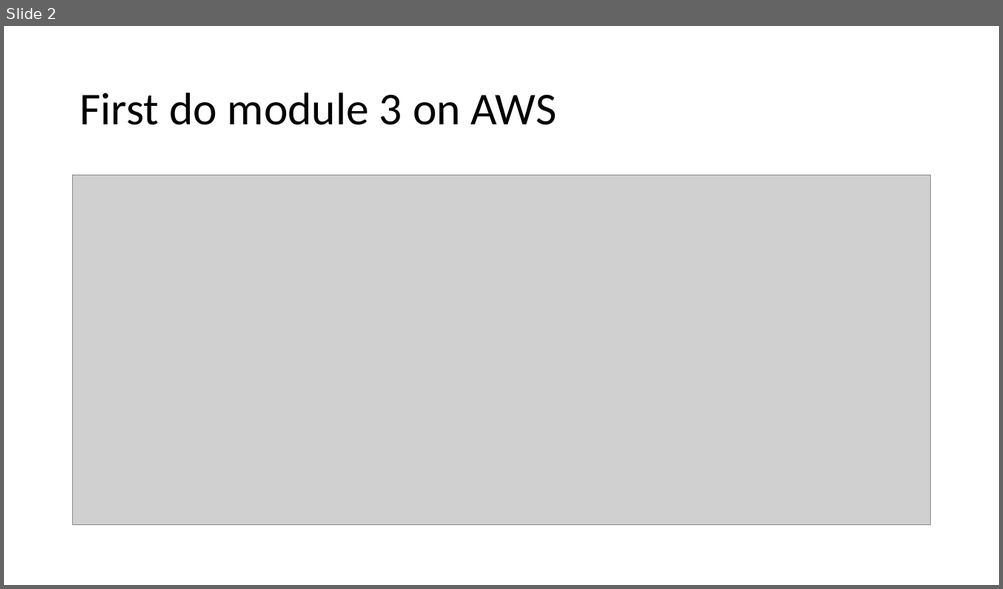
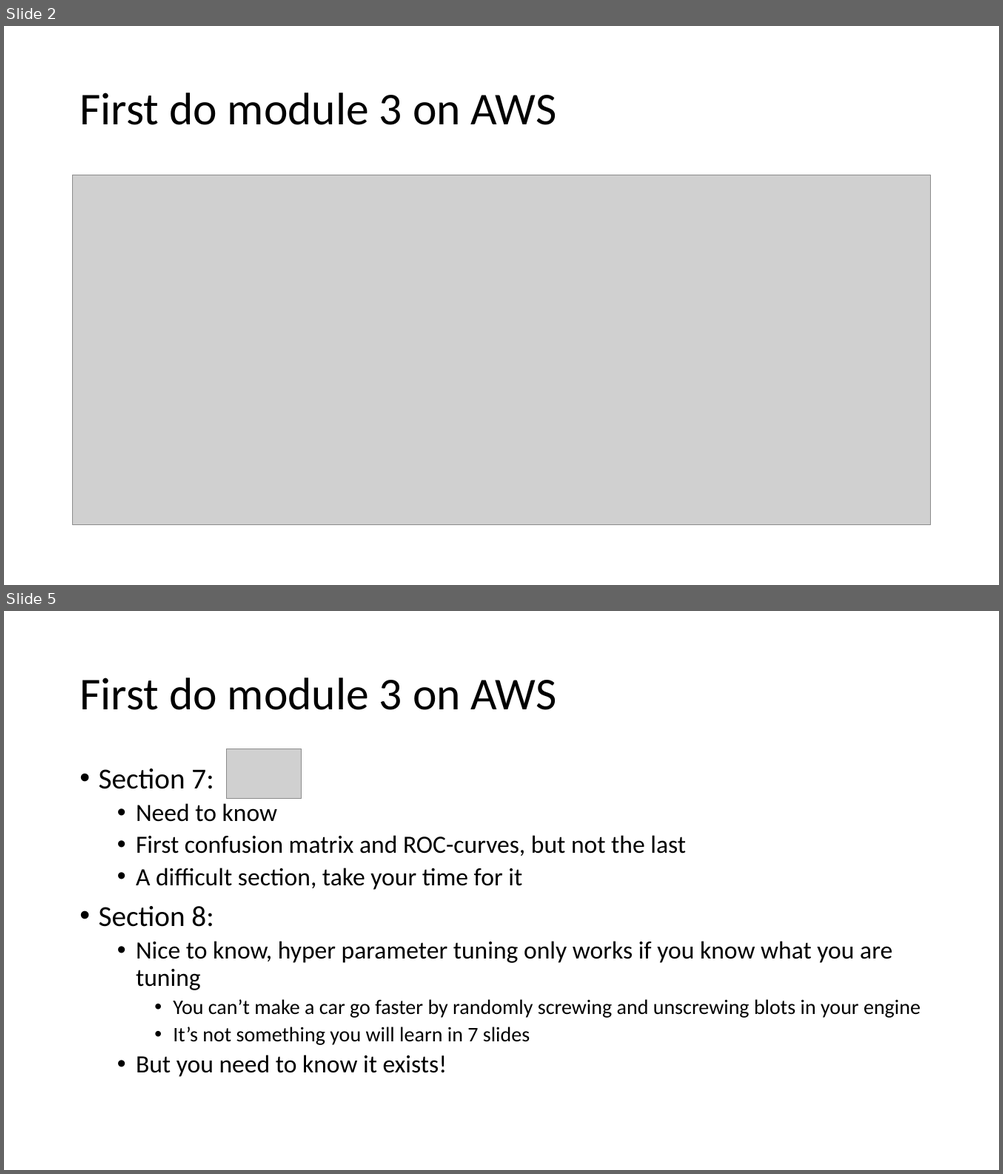
Before and after one commit to mjochen/CloudAI, a slide deck: PPT/3 - Implementing a pipeline.pptx. Shown one above the other, each under a label of ours: slide 2 before the commit, slides 2 and 5 after it; the slides between them are not shown. The pictures are 1003x589 and 1003x1174 pixels, drawn with LibreOffice and Linux fonts; fonts in the diff are those of the drawing; grey boxes stand for pictures. Boxes give left, top, right and bottom in pixels: in the first picture for what was removed or moved away, otherwise in the second. Text is boxed around its words. In the diff, an @@ line names an element or a change of style, - is before the commit and + after.

```diff
--- a/PPT/3 - Implementing a pipeline.pptx
+++ b/PPT/3 - Implementing a pipeline.pptx
@@ slide 5 added at <box>4,611,999,1170</box>, background #FFFFFF @@
@@ title added at <box>79,678,557,710</box>, 44 pt, text #000000 @@
+First do module 3 on AWS
@@ picture added at <box>226,749,301,799</box> @@
@@ text added at <box>99,769,920,1077</box>, 24 pt, text #000000 @@
+• Section 7:
+  • Need to know
+  • First confusion matrix and ROC-curves, but not the last
+  • A difficult section, take your time for it
+• Section 8:
+  • Nice to know, hyper parameter tuning only works if you know what you are tuning
+    • You can’t make a car go faster by randomly screwing and unscrewing blots in your engine
+    • It’s not something you will learn in 7 slides
+  • But you need to know it exists!
```
Also in this commit, not shown: 2 slides changed, 12 other slides added, 1 slide removed, 24 other files.
